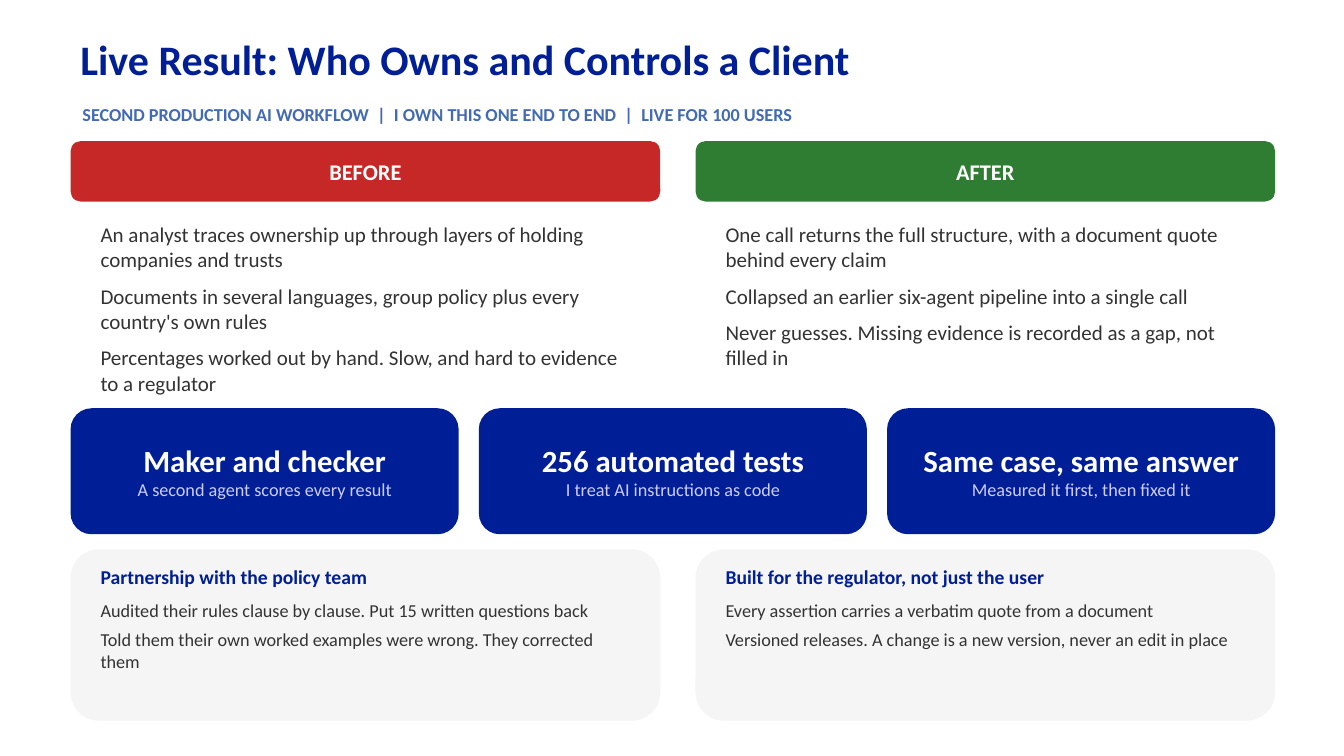
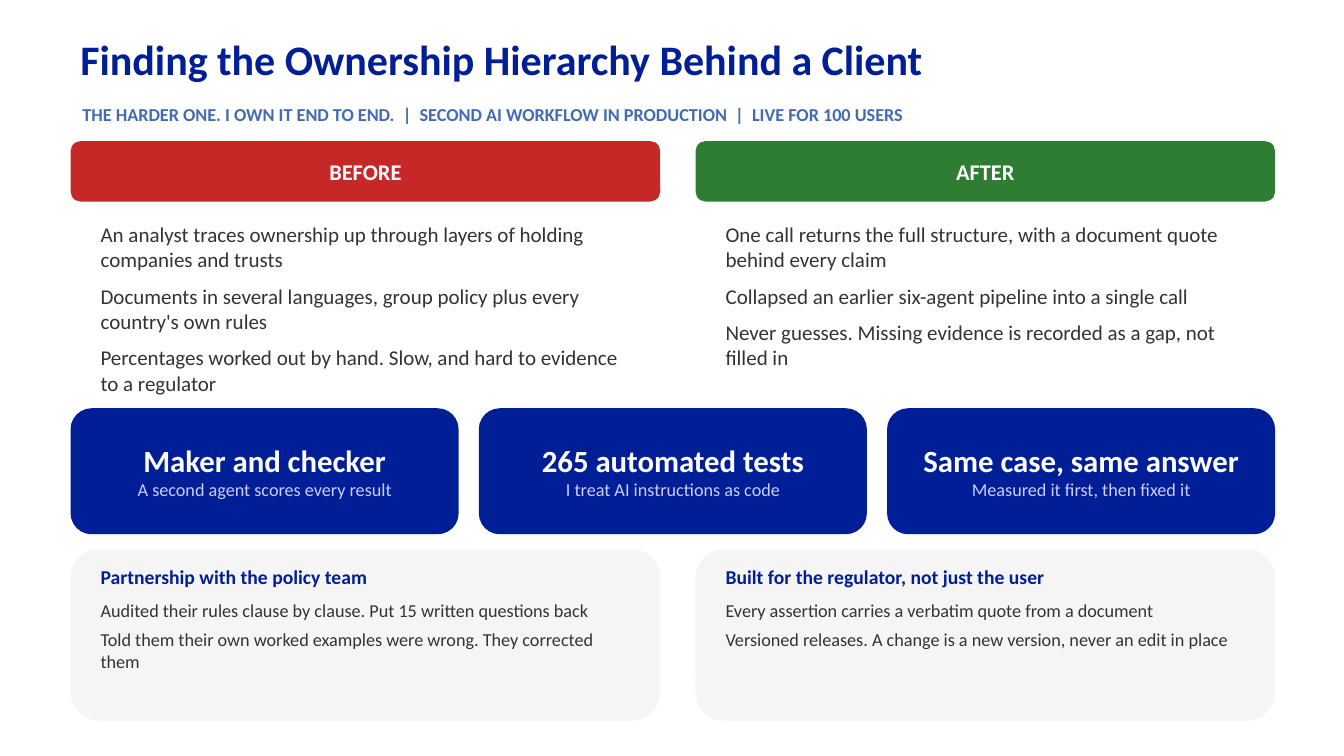
Before and after one commit to Eainde/promo, a slide deck: slide 5 of second_round/promotion_presentation_second_round.pptx. Drawn at 1344x756 pixels with LibreOffice and Linux fonts; fonts in the diff are those of the drawing. Boxes give left, top, right and bottom in pixels: in the first picture for what was removed or moved away, otherwise in the second. Text is boxed around its words. In the diff, an @@ line names an element or a change of style, - is before the commit and + after.

```diff
--- a/second_round/promotion_presentation_second_round.pptx
+++ b/second_round/promotion_presentation_second_round.pptx
@@ text at [80, 45, 923, 82]: text changed @@
-Live Result: Who Owns and Controls a Client
+Finding the Ownership Hierarchy Behind a Client
@@ text at [82, 109, 903, 121]: text changed @@
-SECOND PRODUCTION AI WORKFLOW | I OWN THIS ONE END TO END | LIVE FOR 100 USERS
+THE HARDER ONE. I OWN IT END TO END. | SECOND AI WORKFLOW IN PRODUCTION | LIVE FOR 100 USERS
@@ text in rounded rectangle at [542, 450, 804, 473]: text changed @@
-256 automated tests
+265 automated tests
```
Also in this commit, not shown: 3 other slides changed, 7 other files.
